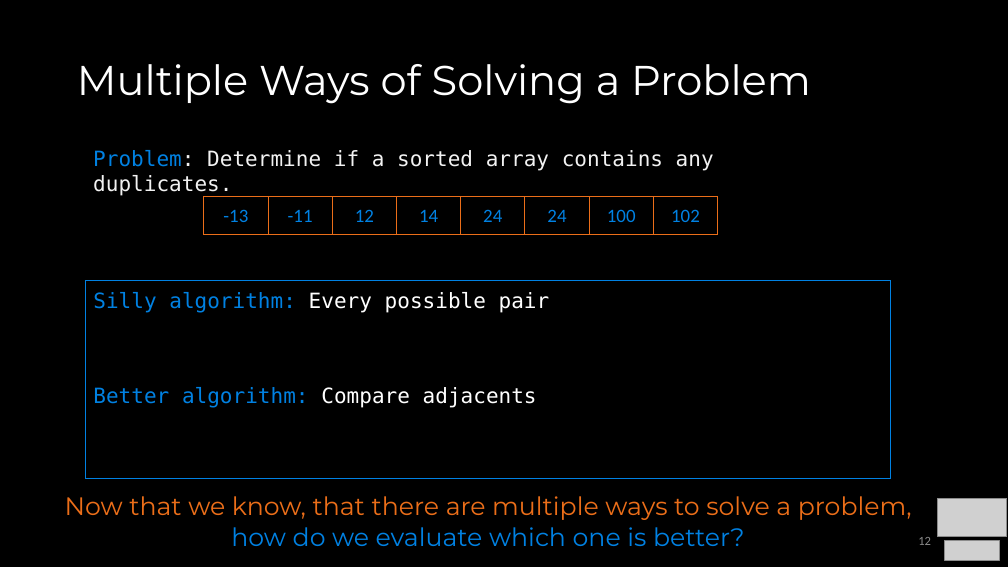
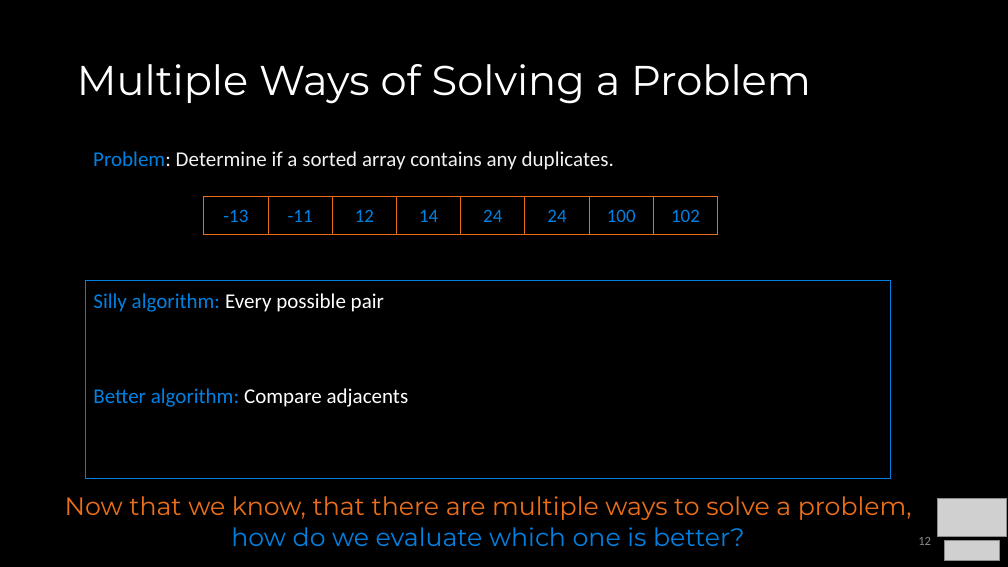
Before and after one commit to COP3530/Instructional-Content, a slide deck: slide 12 of Slides/Slides-PPT/1 - Algorithmic Analysis.pptx. Drawn at 1008x567 pixels with LibreOffice and Linux fonts; fonts in the diff are those of the drawing; grey boxes stand for pictures. Boxes give left, top, right and bottom in pixels: in the first picture for what was removed or moved away, otherwise in the second. Text is boxed around its words. In the diff, an @@ line names an element or a change of style, - is before the commit and + after.

```diff
--- a/Slides/Slides-PPT/1 - Algorithmic Analysis.pptx
+++ b/Slides/Slides-PPT/1 - Algorithmic Analysis.pptx
@@ text "Problem: Determine if a sorted ..." at [93, 151, 614, 170]: font DejaVu Sans Mono to Calibri @@
@@ rectangle "Silly algorithm: Every possible pair" at [85, 281, 890, 479]: font DejaVu Sans Mono to Calibri @@
```
Also in this commit, not shown: 8 other slides changed, 1 other file.
